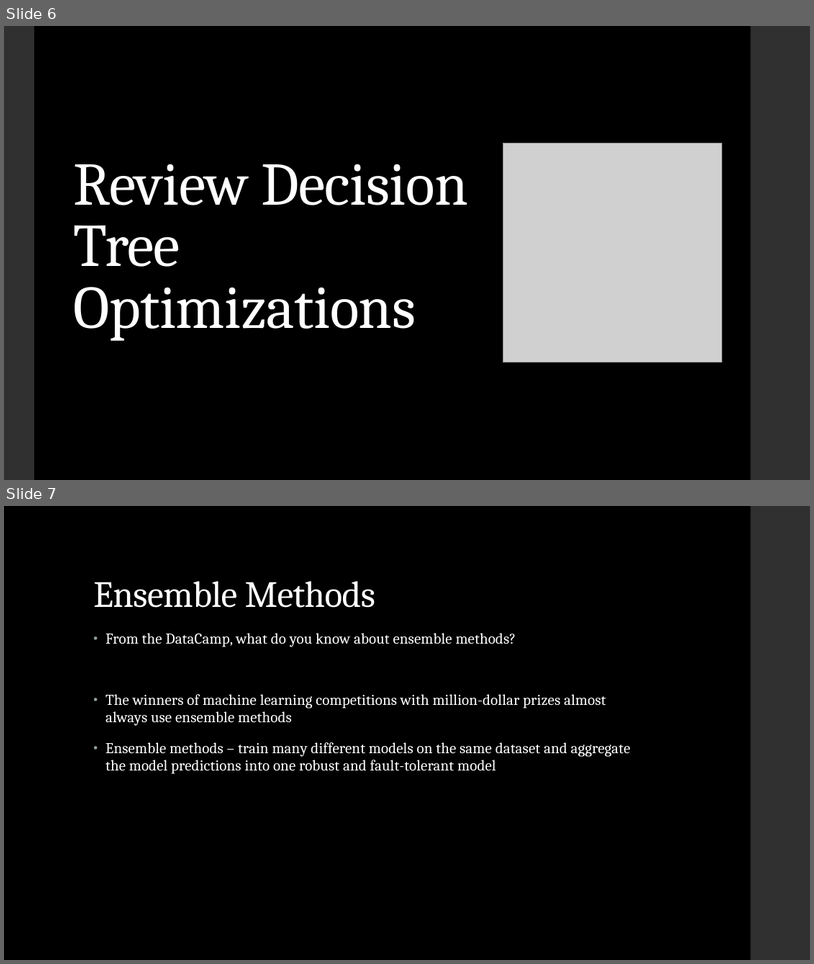
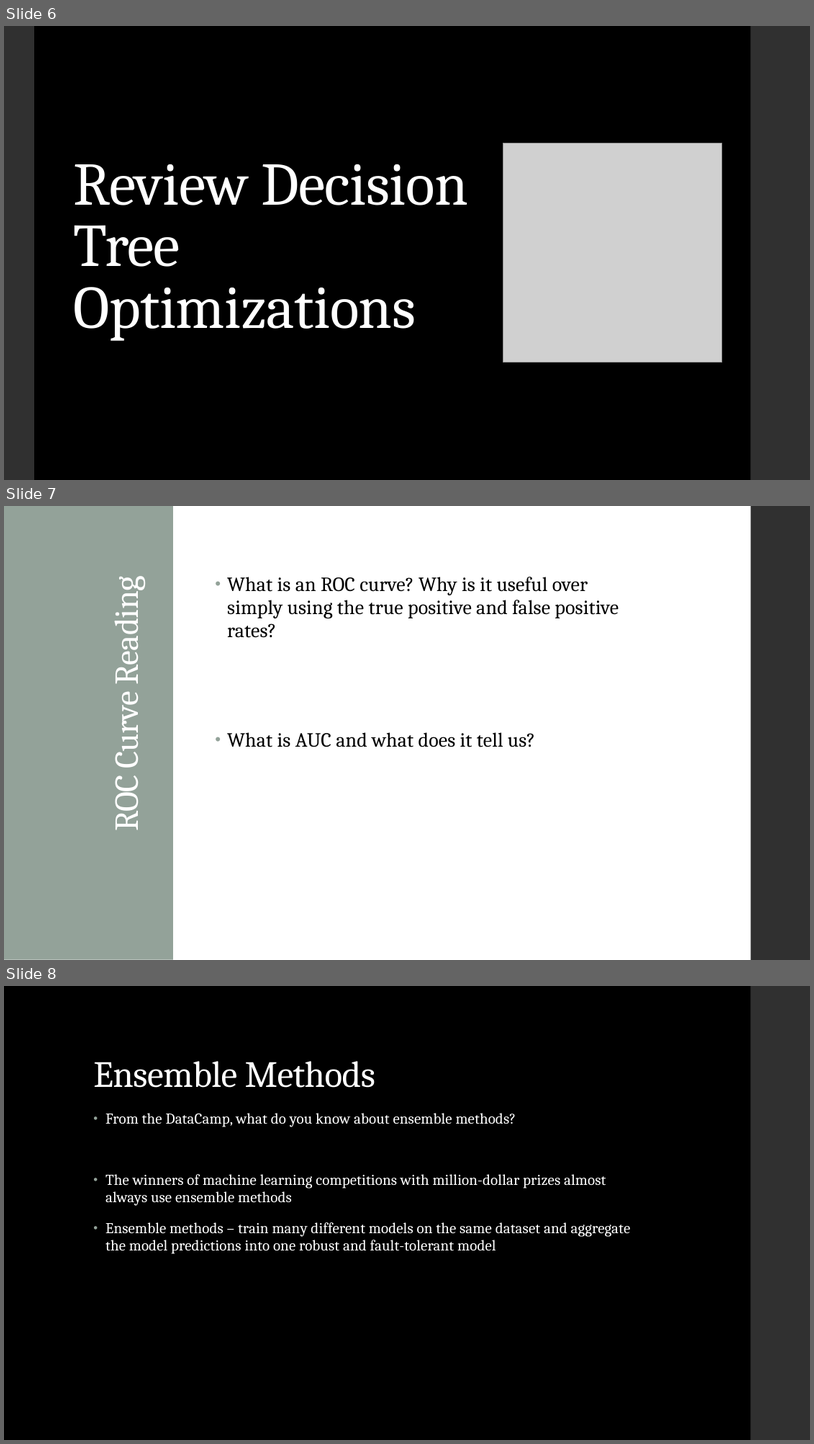
Before and after one commit to LaunchCoderGirlSTL/Data-Science-Assignments, a slide deck: course_material/week_17/week_17_presentation.pptx. Shown one above the other, each under a label of ours: slides 6 and 7 before the commit, slides 6, 7 and 8 after it. The pictures are 814x964 and 814x1444 pixels, drawn with LibreOffice and Linux fonts; fonts in the diff are those of the drawing; grey boxes stand for pictures. Boxes give left, top, right and bottom in pixels: in the first picture for what was removed or moved away, otherwise in the second. Text is boxed around its words. In the diff, an @@ line names an element or a change of style, - is before the commit and + after.

Commit message:
roc curve reading

```diff
--- a/course_material/week_17/week_17_presentation.pptx
+++ b/course_material/week_17/week_17_presentation.pptx
@@ slide 7 added at box(4, 506, 810, 960), background #FFFFFF; not listed: 1 template element that a slide beside it also shows @@
@@ rectangle added at box(4, 506, 751, 960), fill #FFFFFF @@
@@ rectangle added at box(4, 506, 173, 960), fill #93A299 @@
@@ title added at box(103, 587, 147, 829), 40 pt, text #FFFFFF @@
+ROC Curve Reading
@@ text added at box(227, 577, 619, 747), 24 pt, text #000000 @@
+• What is an ROC curve? Why is it useful over simply using the true positive and false positive rates?
+• What is AUC and what does it tell us?
@@ what was slide 7 is now slide 8 @@
```
Also in this commit, not shown: 1 slide changed, 1 other file.
